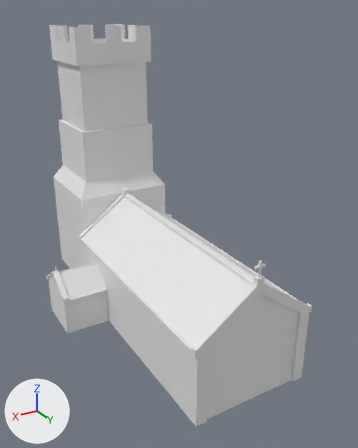
Renders of the Blender file Models/Objects/Church/Church.blend from each side of a commit.
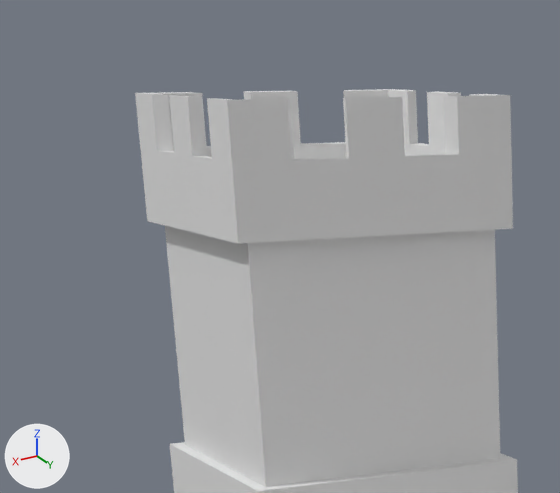
The first picture shows the older version from a camera (50 mm lens) standing at (16.9, 29.6, 21.3) and looking at (0.9, 2.9, 8.0). The close-ups show both versions on the part from 4% to 46% of the width and 0% to 30% of the height of that picture; other places that the commit changed are outside them. Arrows for +X, +Y and +Z are at lower left; the lights stay in place. Materials are left out; every surface is plain grey.
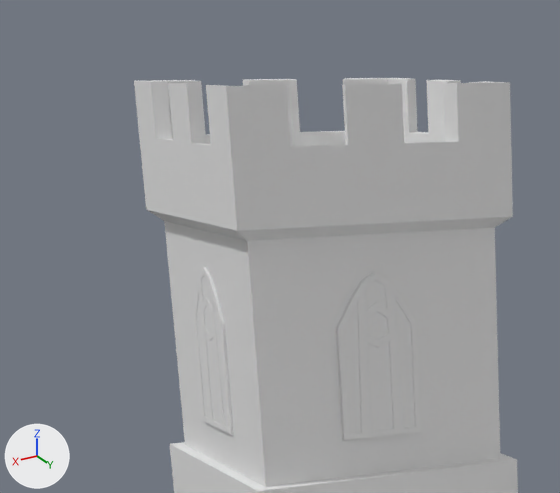
What the commit changed:
me_cube is used by ob_cube; location (0.0, 0.0, 0.95).
me_cube had 516 vertices, 486 faces, 1 loose edge and spanned x -2.7..8.6, y -11.2..12.2, z -0.7..19.4.
me_cube now has 4626 vertices, 4419 faces, 1 loose edge and spans x -4.2..7.1, y -12.4..11.1, z -6.9..13.4.
me_cube part 1: the loose piece of 116 vertices spanning x -2.2..5.0, y -11.2..-4.4, z -0.7..19.4 is rebuilt with 128 vertices and now spans x -3.8..3.7, y -12.4..-5.4, z -6.9..13.4.
me_cube part 2: a new loose piece of 246 vertices spanning x 2.5..2.6, y -9.8..-8.1, z 6.7..9.9.
me_cube part 3: a new loose piece of 246 vertices spanning x -0.9..0.9, y -6.5..-6.4, z 6.7..9.9.
Object 'Cube' (ob_cube) moves from (0.0, 0.0, 0.95) to (1.5, 1.07, 7.19).

Location of each change, (x1, y1, x2, y2) in pixels of the close-ups (560 x 493 px):
'Cube', reshaped, moved: before (135, 89, 518, 493); after (134, 78, 518, 493)
part 1 of me_cube, rebuilt: before (135, 89, 518, 493); after (134, 78, 518, 493)
part 2 of me_cube, added: after (194, 267, 234, 435)
part 3 of me_cube, added: after (336, 272, 421, 441)
